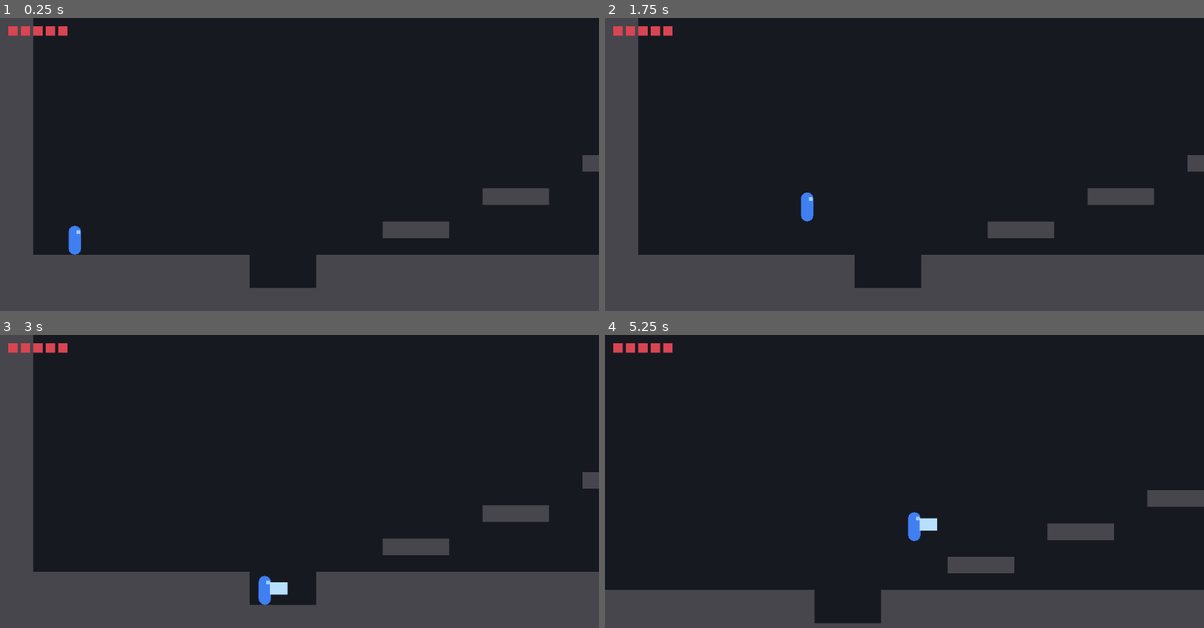
Above: before the commit, frames 1-4 (two rows, left to right).
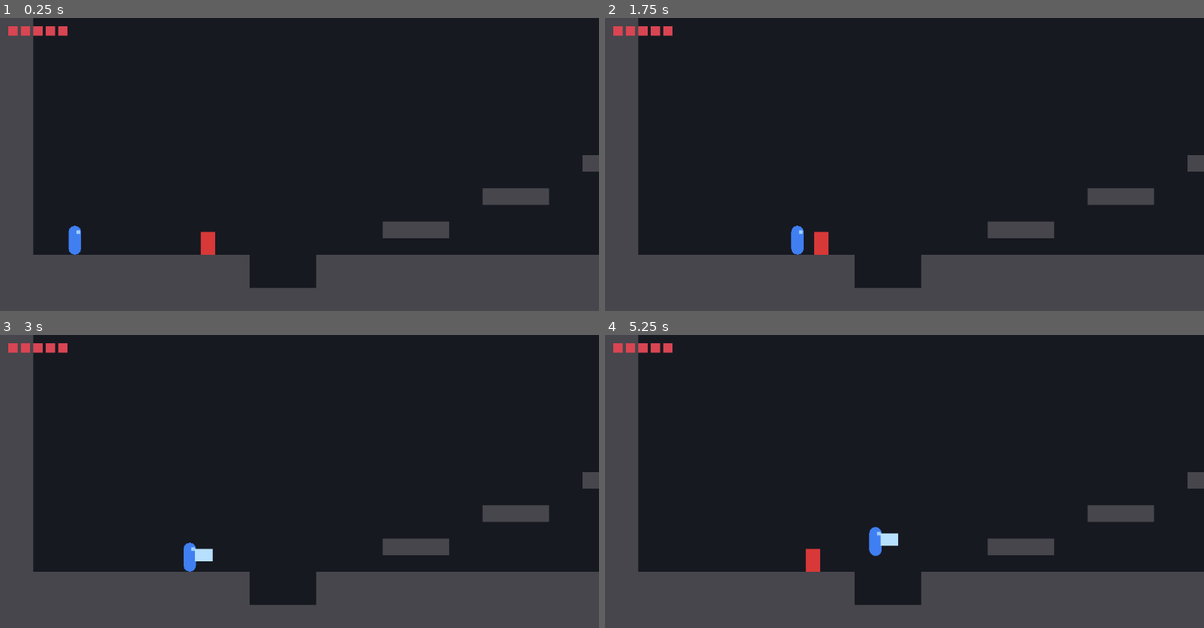
Above: after the commit, the same moments.

Repository: amin8448/rostam_haft_khan
Game: Godot game, scene res://scenes/world/main.tscn
The game is run twice, just before and just after one commit, with the same random seed, the same clock (stepped at 60 frames per second) and the same inputs.
Inputs:
- Up to frame 1 (0.25 s): no input
- Up to frame 2 (1.75 s): tap Enter at 0.5 s; hold Right (move_right) from 0.53 s (still down); tap Z (attack) at 0.6, 1.35 s; tap Space (jump) at 0.77, 1.52 s
- Up to frame 3 (3 s): release Right (move_right) at 2.03 s; hold Left (move_left) 2.03-2.78 s; tap Z (attack) at 2.1, 2.85 s; hold Right (move_right) from 2.78 s (still down)
- Up to frame 4 (5.25 s): tap Space (jump) at 3.02, 3.77, 4.52 s; tap Z (attack) at 3.6, 4.35, 5.1 s; release Right (move_right) at 4.28 s; hold Left (move_left) 4.28-5.03 s; hold Right (move_right) from 5.03 s (still down)

The runs differ from the first frame. In frame 1, 0.2% of the frame differs, in the area x 33-36%, y 72-81%; in frame 2, 0.6%; in frame 3, 0.6%; in frame 4, 15%, in the area x 0-100%, y 0-99%.

Commit message:
Add a TEMPORARY training dummy and hazard patch to khan1_01_marsh
Something to hit and something that hits back, so combat, i-frames, death and
respawn can be judged without an enemy. Both are marked TEMPORARY in comments;
session 3 removes them along with scripts/enemies/training_dummy.gd when the
Jackal and the Vulture arrive.

The dummy is a red rectangle with 3 health on the open stretch at x=400, so
three swings of 1 damage kill it exactly. It takes knockback and slides to a
stop, flashes white, disappears on death and comes back after 2 s. It also
implements reset(), so Room.reset() restores it when Rostam respawns.

The hazard patch is a Hitbox in continuous mode: it re-arms every tick and lets
Rostam's own 0.8 s invulnerability do the rate limiting, with hit pause set to
zero because contact damage should not stop the game.

The hazard sits at x=1632 rather than hard against the right wall. Everything
from x=1760 rightwards is under platform P6, which leaves 32 px of headroom
against Rostam's 56 px, so a patch there would have been almost entirely
unreachable. x=1632 is on the clear ground of the final stretch instead.

Rostam's body masks terrain only, so he passes through the dummy rather than
shoving it around, and the dummy cannot block the run-feel tests.

Measured end to end: three swings take the dummy 3 to 0, it vanishes and returns
at 2 s, and standing on the hazard takes Rostam from 5 to 4 with i-frames on.

Co-Authored-By: Claude Opus 5 (1M context) <noreply@anthropic.com>

Diff:
--- /dev/null
+++ b/scenes/enemies/training_dummy.tscn
@@ -0,0 +1,36 @@
+[gd_scene load_steps=5 format=3]
+
+[ext_resource type="Script" path="res://scripts/enemies/training_dummy.gd" id="1_dummy"]
+[ext_resource type="Script" path="res://scripts/combat/hurtbox.gd" id="2_hurtbox"]
+[ext_resource type="Script" path="res://scripts/combat/hit_flash.gd" id="3_flash"]
+
+[sub_resource type="RectangleShape2D" id="RectangleShape2D_dummy"]
+size = Vector2(28, 44)
+
+[node name="TrainingDummy" type="CharacterBody2D"]
+collision_layer = 4
+collision_mask = 1
+script = ExtResource("1_dummy")
+
+[node name="Visuals" type="Node2D" parent="."]
+
+[node name="Body" type="Polygon2D" parent="Visuals"]
+color = Color(0.85, 0.22, 0.22, 1)
+polygon = PackedVector2Array(-14, -22, 14, -22, 14, 22, -14, 22)
+
+[node name="CollisionShape2D" type="CollisionShape2D" parent="."]
+shape = SubResource("RectangleShape2D_dummy")
+
+[node name="Hurtbox" type="Area2D" parent="."]
+collision_layer = 16
+collision_mask = 0
+monitoring = false
+script = ExtResource("2_hurtbox")
+body_path = NodePath("..")
+
+[node name="CollisionShape2D" type="CollisionShape2D" parent="Hurtbox"]
+shape = SubResource("RectangleShape2D_dummy")
+
+[node name="HitFlash" type="Node" parent="."]
+script = ExtResource("3_flash")
+visuals_path = NodePath("../Visuals")
--- a/scenes/rooms/khan1_01_marsh.tscn
+++ b/scenes/rooms/khan1_01_marsh.tscn
@@ -2,6 +2,11 @@
 
 [ext_resource type="Script" path="res://scripts/rooms/room.gd" id="1_6xrlm"]
 [ext_resource type="TileSet" path="res://assets/placeholder/terrain_tileset.tres" id="2_cxesj"]
+[ext_resource type="PackedScene" path="res://scenes/enemies/training_dummy.tscn" id="3_dummy"]
+[ext_resource type="Script" path="res://scripts/combat/hitbox.gd" id="4_hitbox"]
+
+[sub_resource type="RectangleShape2D" id="RectangleShape2D_hazard"]
+size = Vector2(96, 16)
 
 [node name="Khan101Marsh" type="Node2D" unique_id=1460824788]
 script = ExtResource("1_6xrlm")
@@ -13,3 +18,26 @@
 
 [node name="PlayerSpawn" type="Marker2D" parent="." unique_id=639494901]
 position = Vector2(144, 612)
+
+[node name="TrainingDummy" parent="." instance=ExtResource("3_dummy")]
+position = Vector2(400, 618)
+
+[node name="HazardPatch" type="Area2D" parent="."]
+position = Vector2(1632, 632)
+collision_layer = 32
+collision_mask = 64
+script = ExtResource("4_hitbox")
+damage = 1
+knockback_speed = 200.0
+knockback_lift = 150.0
+hit_pause = 0.0
+size = Vector2(96, 16)
+continuous = true
+body_path = NodePath(".")
+
+[node name="CollisionShape2D" type="CollisionShape2D" parent="HazardPatch"]
+shape = SubResource("RectangleShape2D_hazard")
+
+[node name="Surface" type="Polygon2D" parent="HazardPatch"]
+color = Color(0.55, 0.25, 0.75, 1)
+polygon = PackedVector2Array(-48, -8, 48, -8, 48, 8, -48, 8)
--- /dev/null
+++ b/scripts/enemies/training_dummy.gd
@@ -0,0 +1,85 @@
+class_name TrainingDummy
+extends CharacterBody2D
+
+## TEMPORARY. A stationary target for judging combat feel: no AI, no attacks.
+## Session 3 replaces it with the Jackal and the Vulture; delete this script,
+## its scene, and the instance in khan1_01_marsh then.
+
+@export var max_health: int = 3
+@export var respawn_delay: float = 2.0
+@export var gravity: float = 1800.0
+## Knockback bleeds off at this rate, so a hit shoves it and it settles.
+@export var friction: float = 900.0
+
+var health: int = 3
+
+var _respawn_timer: float = 0.0
+var _hit_pause_timer: float = 0.0
+var _home: Vector2
+
+@onready var _visuals: Node2D = $Visuals
+@onready var _flash: HitFlash = $HitFlash
+@onready var _hurtbox: Area2D = $Hurtbox
+
+
+func _ready() -> void:
+	_home = global_position
+	health = max_health
+
+
+func _physics_process(delta: float) -> void:
+	if _hit_pause_timer > 0.0:
+		_hit_pause_timer -= delta
+		return
+
+	if health <= 0:
+		_respawn_timer -= delta
+		if _respawn_timer <= 0.0:
+			reset()
+		return
+
+	velocity.y += gravity * delta
+	velocity.x = move_toward(velocity.x, 0.0, friction * delta)
+	move_and_slide()
+
+
+func take_damage(amount: int, knockback: Vector2, _source: Node2D) -> bool:
+	if amount <= 0 or health <= 0:
+		return false
+
+	health -= amount
+	_flash.flash()
+	velocity = knockback
+
+	if health <= 0:
+		health = 0
+		velocity = Vector2.ZERO
+		_respawn_timer = respawn_delay
+		_set_present(false)
+	return true
+
+
+func apply_hit_pause(duration: float) -> void:
+	_hit_pause_timer = maxf(_hit_pause_timer, duration)
+
+
+func is_alive() -> bool:
+	return health > 0
+
+
+## Called by Room.reset() when Rostam respawns, and by the respawn timer.
+func reset() -> void:
+	health = max_health
+	global_position = _home
+	velocity = Vector2.ZERO
+	_respawn_timer = 0.0
+	_hit_pause_timer = 0.0
+	_flash.clear()
+	_set_present(true)
+
+
+## A dead dummy stops being hittable and stops being drawn, but stays in the
+## tree so it can come back without being re-instanced.
+func _set_present(present: bool) -> void:
+	_visuals.visible = present
+	_hurtbox.monitorable = present
--- a/scripts/rooms/room.gd
+++ b/scripts/rooms/room.gd
@@ -1,5 +1,8 @@
 class_name Room
 extends Node2D
+
+## TEMPORARY in khan1_01_marsh: the TrainingDummy and the HazardPatch exist only
+## to test combat, health and respawn without an enemy. Session 3 removes both.
 
 ## The area the camera is allowed to show, in world pixels. Every room must
 ## declare its own; the world reads this when the room is entered. Left empty
Not shown, added: scripts/enemies/training_dummy.gd.uid
